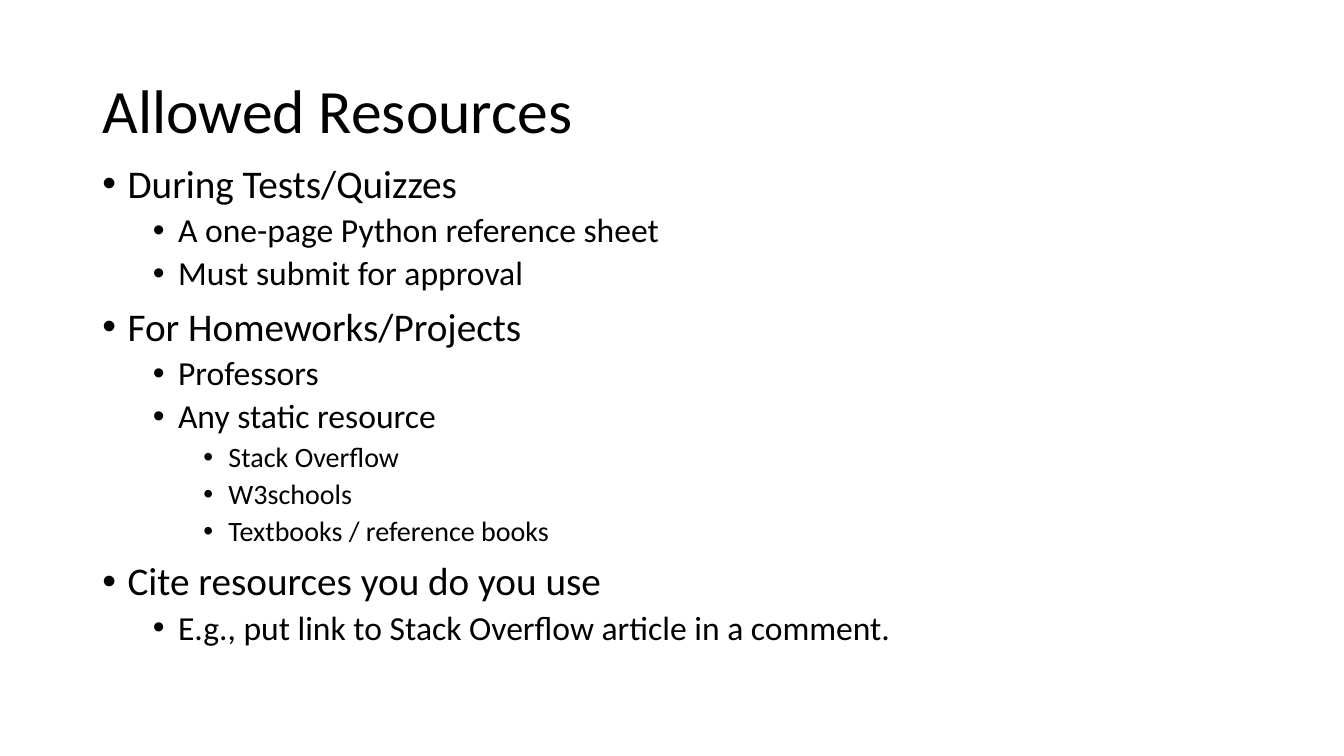
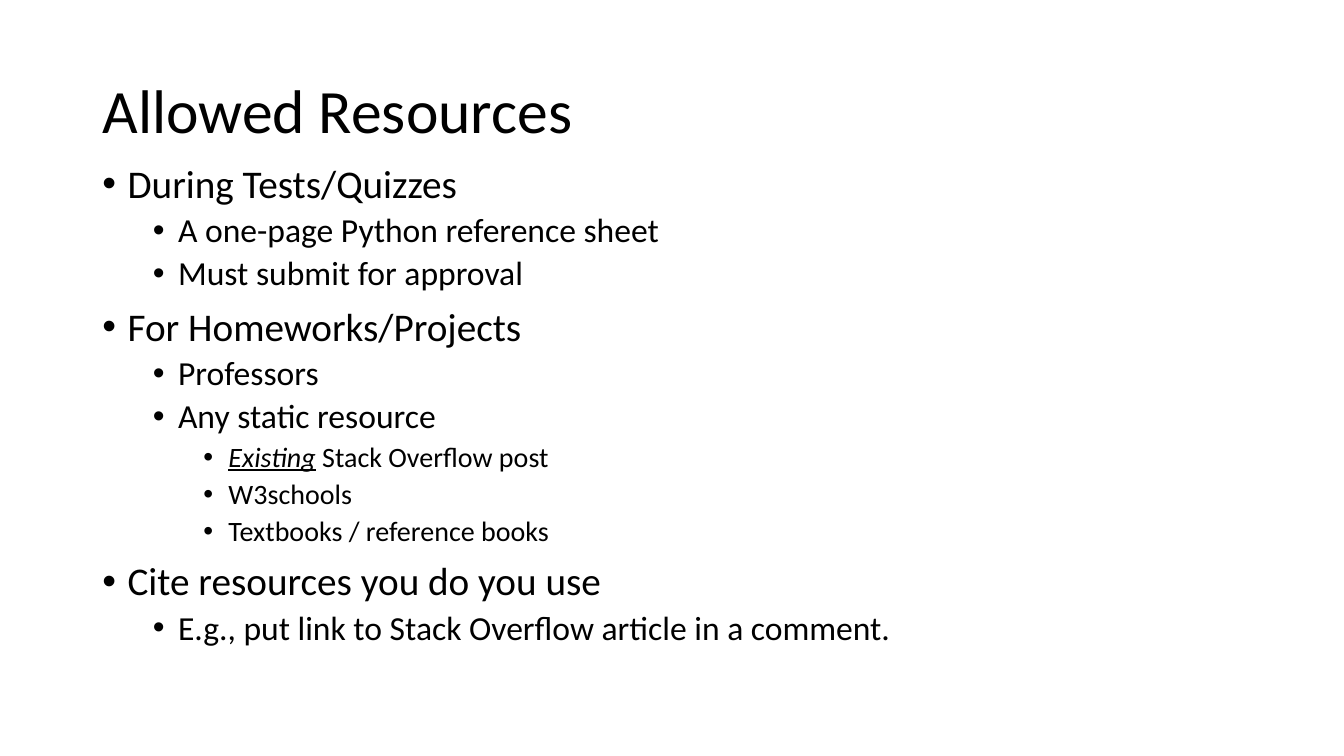
Before and after one commit to KurmasGVSU/KurmasGVSU.github.io, a slide deck: slide 8 of Teaching/Courses/F23/CIS500/LectureNotes/cis500_intro.pptx. Drawn at 1344x756 pixels with LibreOffice and Linux fonts; fonts in the diff are those of the drawing. Boxes give left, top, right and bottom in pixels: in the first picture for what was removed or moved away, otherwise in the second. Text is boxed around its words. In the diff, an @@ line names an element or a change of style, - is before the commit and + after.

```diff
--- a/Teaching/Courses/F23/CIS500/LectureNotes/cis500_intro.pptx
+++ b/Teaching/Courses/F23/CIS500/LectureNotes/cis500_intro.pptx
@@ text at <box>228,447,549,472</box>: text changed @@
-    • Stack Overflow
+    • Existing Stack Overflow post
```
Also in this commit, not shown: 1 other slide changed, 1 other file.
